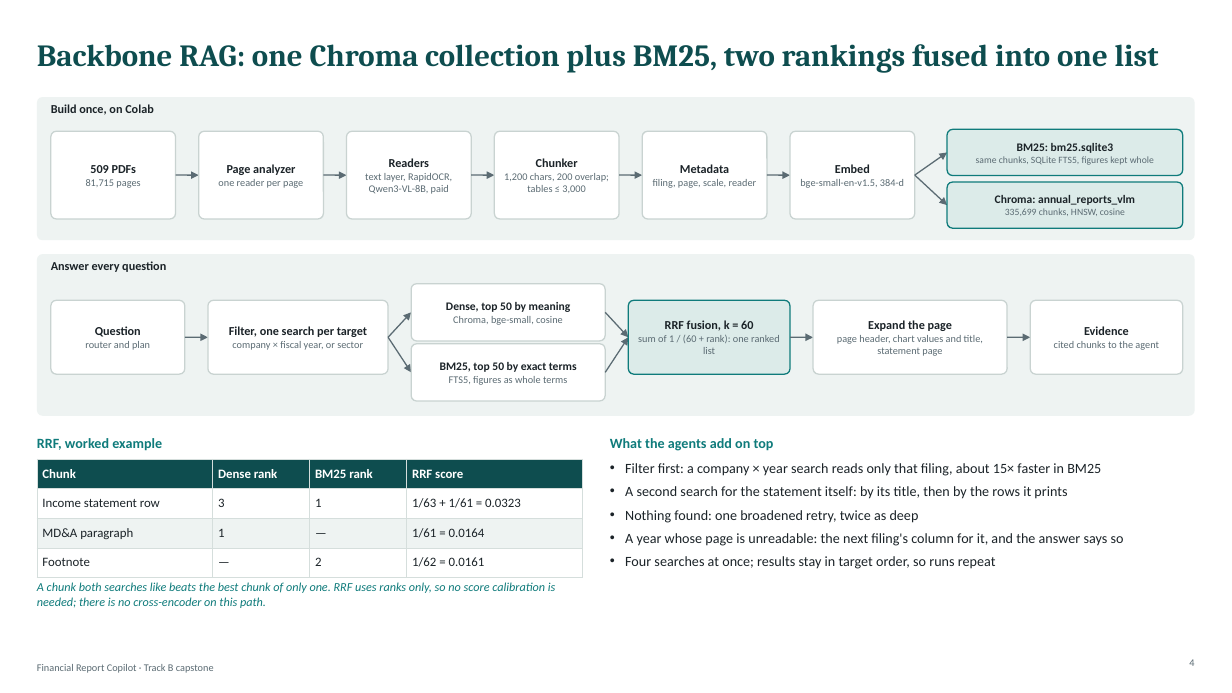
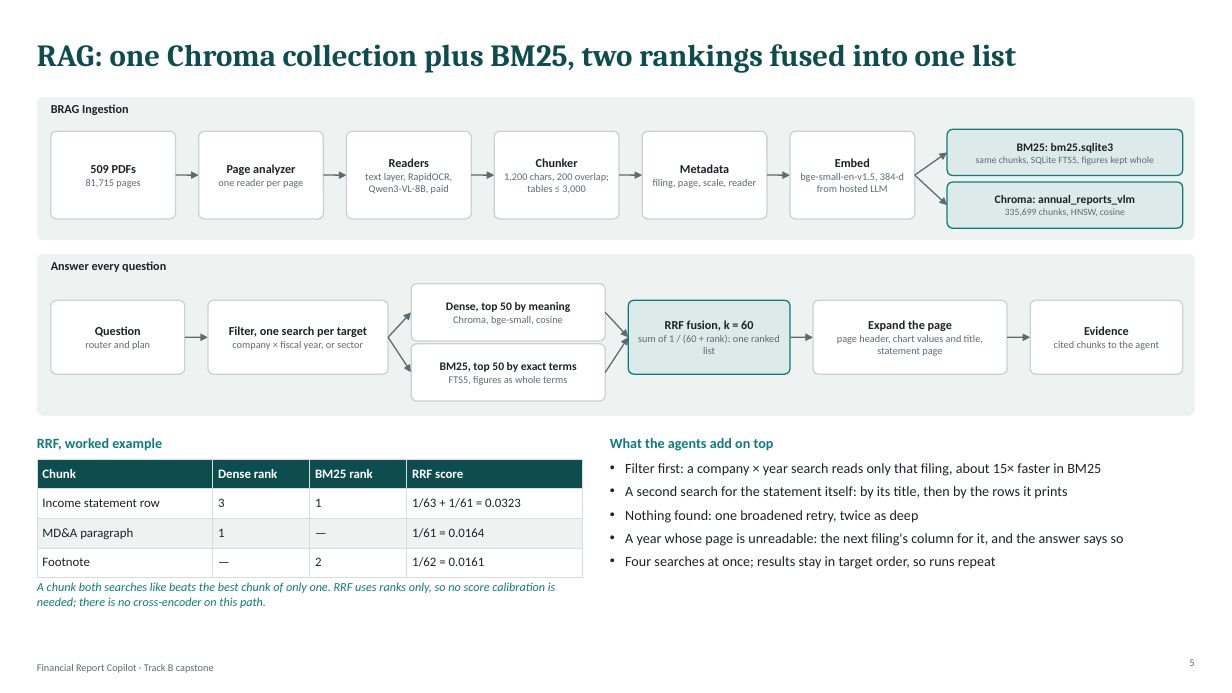
Before and after one commit to rama159065/Capstone, a slide deck: slide 5 of Financial_Report_Copilot_Technical_Deck.pptx (slide 4 before the commit). Drawn at 1232x693 pixels with LibreOffice and Linux fonts; fonts in the diff are those of the drawing. Boxes give left, top, right and bottom in pixels: in the first picture for what was removed or moved away, otherwise in the second. Text is boxed around its words. In the diff, an @@ line names an element or a change of style, - is before the commit and + after.

```diff
--- a/Financial_Report_Copilot_Technical_Deck.pptx
+++ b/Financial_Report_Copilot_Technical_Deck.pptx
@@ text at (37,44,1016,73): text changed @@
-Backbone RAG: one Chroma collection plus BM25, two rankings fused into one list
+RAG: one Chroma collection plus BM25, two rankings fused into one list
@@ text at (51,104,128,115): text changed @@
-Build once, on Colab
+BRAG Ingestion
@@ text at (800,173,904,192): text changed @@
-bge-small-en-v1.5, 384-d
+bge-small-en-v1.5, 384-d from hosted LLM
@@ page number at (1189,659,1194,666): text changed @@
-4
+5
```
Also in this commit, not shown: 3 other slides changed, 2 slides added, 2 other files.
